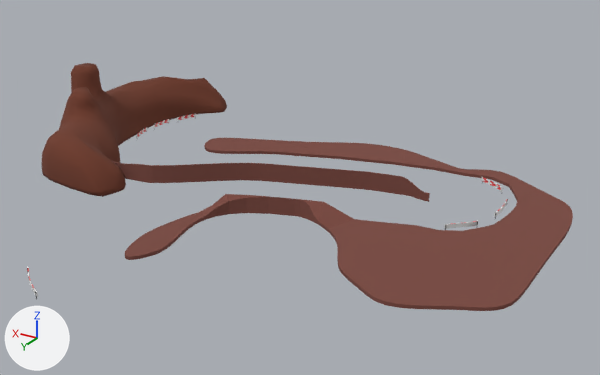
The glTF model assets/3D/bounds.glb: old version first, new version second.
Rendered twice from a 50 mm camera at (-1.03, 6.93, 3.58) aimed at (3.07, 0.09, 0.17). Every picture has the same lights, and +X, +Y and +Z are marked at lower left. Where no turn or scale is listed for an object, it has been applied to the vertices. Vertices at the same position are counted once.

In view in the first picture: 'Hill', 'Wall', 'Wall2'.
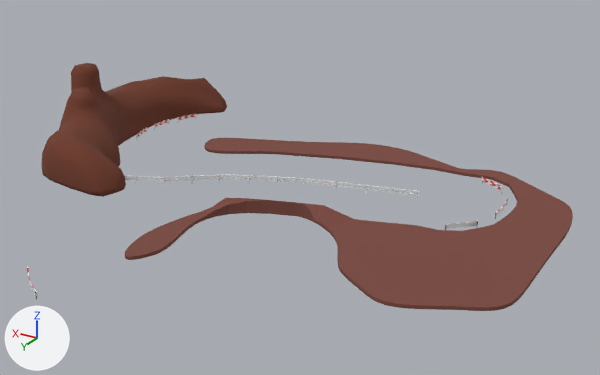
Scene script edits in JSON lines:
```json
{"op": "add", "block": "mat_material_009", "code": ["mat_material_009 = principled_material('Material.009')", "mat_material_009.base_color = (0.8, 0.8, 0.8)  # white #e7e7e7"]}
{"block": "me_beziercurve_001", "where": "me_beziercurve_001.from_pydata(...)  # 409 vertices, 612 faces; spans x -2.86..1.64, y -1.13..2.68, z 0.0..0.19"}
{"block": "me_beziercurve_001", "where": "# used by ob_wall2; location = (3.326, -0.681, 0.004)"}
{"block": "me_beziercurve_001", "change": "me_beziercurve_001 part 1: all 13 vertices in x -0.68..0.27, y 1.01..1.41, z 0.08..0.19 are moved by (0.0, 0.0, -0.04)"}
{"op": "add", "block": "me_cube_007", "code": ["me_cube_007 = bpy.data.meshes.new('Cube.007')", "me_cube_007.from_pydata(...)  # 144 vertices, 236 faces; spans x -0.1..3.01, y -0.05..1.3, z -0.08..0.02", "me_cube_007.materials.append(mat_material_009)  # white #e7e7e7"]}
{"op": "remove", "block": "ob_wall", "code": ["ob_wall = bpy.data.objects.new('Wall', me_plane_004)", "ob_wall.location = (3.84, -0.876, 0.103)"]}
{"op": "add", "block": "ob_cube", "code": ["ob_cube = bpy.data.objects.new('Cube', me_cube_007)", "ob_cube.location = (2.151, -0.63, 0.056)"]}
```

Pixel boxes (x1, y1, x2, y2) of what changed, in the pictures (600 x 375 px; the box of a moved part takes in the faces that stretch with it):
```json
{"object": "Wall", "change": "deleted", "before": [112, 161, 430, 202]}
{"object": "Cube", "change": "added", "after": [124, 174, 419, 199]}
{"part": 1, "of": "me_beziercurve_001", "change": "moved or reshaped", "before": [217, 194, 353, 222], "after": [217, 198, 353, 222]}
```
